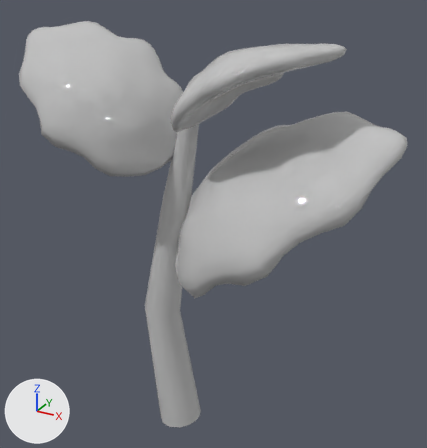
The FBX model Project-S/Assets/Resources/Model/Crops/Tomato/Tomato_02.fbx, before and after one commit.
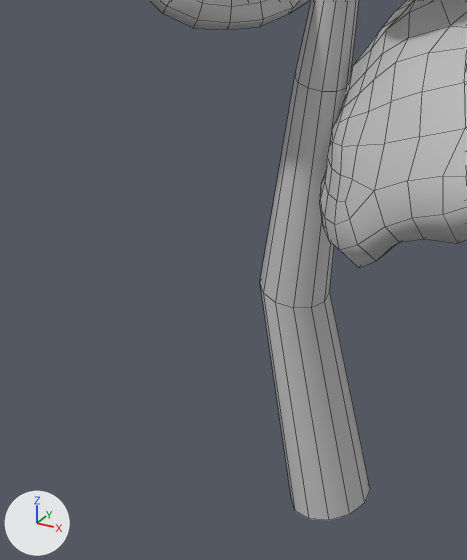
Each version appears first whole from a 50 mm lens placed at (0.357, -0.538, 0.556), pointed at (0.059, 0.004, 0.285), and next in a close-up on the part from 3% to 59% of the width and 36% to 100% of the height. Lighting does not change. The marker at lower left points along +X, +Y and +Z. The close-ups show mesh edges as thin lines. Where no turn or scale is listed for an object, it has been applied to the vertices.

Names of what the first close-up shows: 'Line001'.
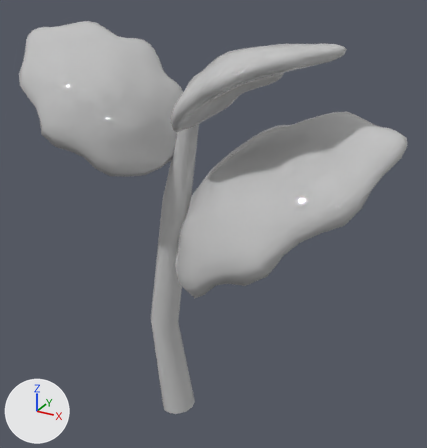
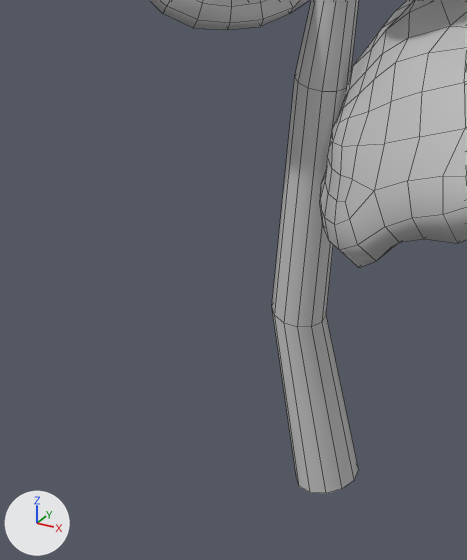
The newer file is also rescaled (x1.464) as a whole; pictures and numbers use the older file's frame.

Location of each change, [x1, y1, x2, y2] in pixels of the close-ups (467 x 560 px; the box of a moved part takes in the faces that stretch with it):
```json
{"object": "Line001", "change": "reshaped", "before": [150, 0, 467, 520], "after": [150, 0, 467, 494]}
{"part": 1, "of": "me_mesh", "change": "moved or reshaped", "before": [260, 77, 370, 520], "after": [272, 77, 359, 494]}
```

Edits to the scene script, one JSON object a line:
```json
{"block": "me_mesh", "where": "me_mesh.from_pydata(...)  # 1554 vertices, 1538 faces; spans x -0.165..0.263, y -0.117..0.071, z -0.012..0.497"}
{"block": "me_mesh", "where": "# used by ob_line001; location = (0.0, 0.0, 0.0)"}
{"block": "me_mesh", "change": "me_mesh part 1: all 24 vertices in x -0.036..0.038, y -0.027..0.028, z -0.012..0.158 are scaled about their middle by 0.787, then moved by (-0.001, 0.0, 0.0)"}
```
